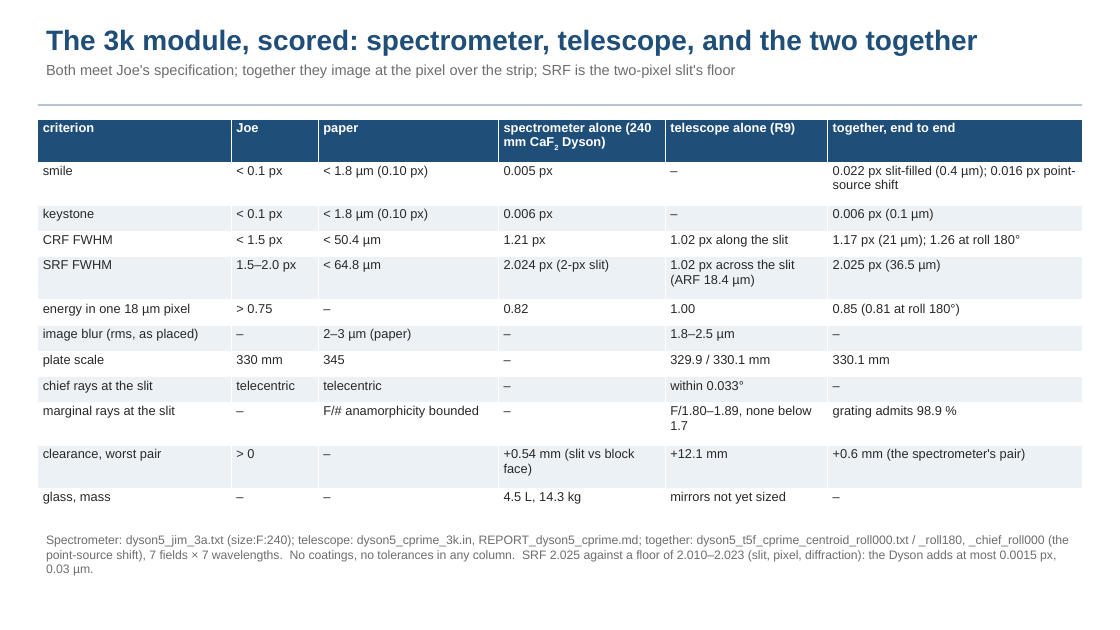
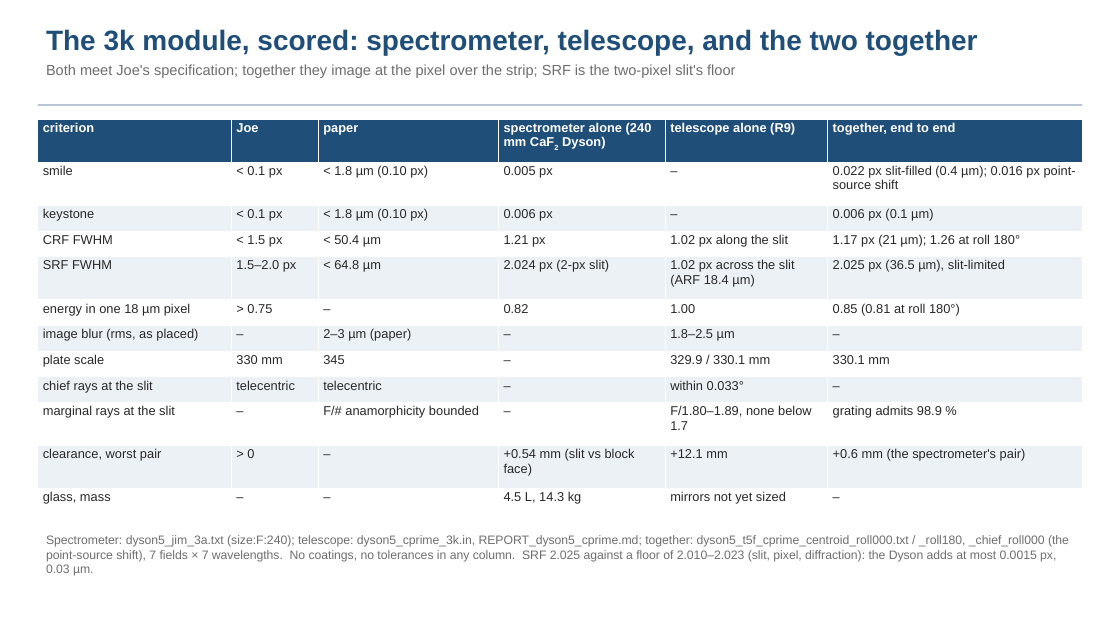
Before and after one commit to nasa-jpl/macos, a slide deck: slide 10 of demo_session/deck_dyson_3k.pptx. Drawn at 1120x630 pixels with LibreOffice and Linux fonts; fonts in the diff are those of the drawing. Boxes give left, top, right and bottom in pixels: in the first picture for what was removed or moved away, otherwise in the second. Text is boxed around its words. In the diff, an @@ line names an element or a change of style, - is before the commit and + after.

```diff
--- a/demo_session/deck_dyson_3k.pptx
+++ b/demo_session/deck_dyson_3k.pptx
@@ table at box(38, 119, 1083, 515) @@
-row 5, column 6: 2.025 px (36.5 µm)
+row 5, column 6: 2.025 px (36.5 µm), slit-limited
```
Also in this commit, not shown: 5 other slides changed, 1 other file.
